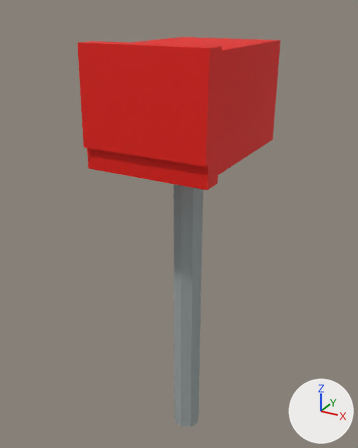
A saved change to the FBX model Assets/3DModels/Props/mailbox.fbx.
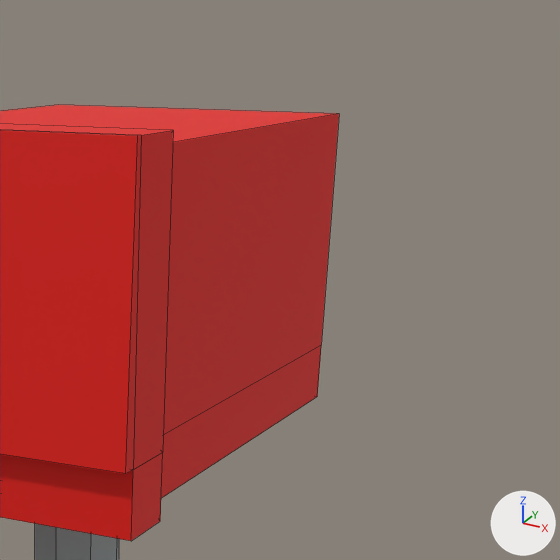
Each version appears first whole from a 50 mm camera at (0.509, -1.027, 1.462) aimed at (-0.214, 0.289, 0.805), and next in a close-up on the part from 45% to 100% of the width and 0% to 44% of the height. The axes (+X, +Y, +Z) are drawn at lower right. The lights are the same throughout. The close-ups show mesh edges as thin lines. Where no turn or scale is listed for an object, it has been applied to the vertices.
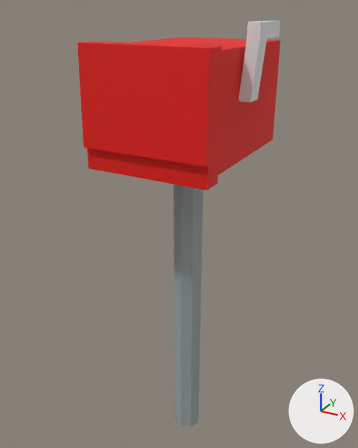
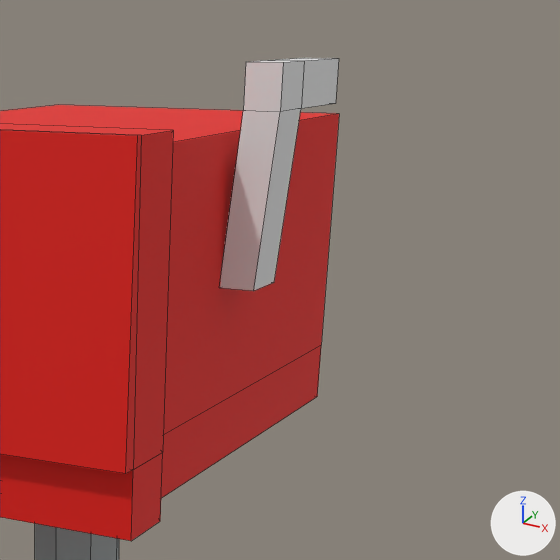
What differs and where, as boxes (x1, y1, x2, y2) in the close-ups (560 x 560 px):
'Cylinder', reshaped
    before: (0, 105, 339, 560)
    after: (0, 58, 339, 560)
part 1 of me_cylinder, added
    after: (220, 58, 339, 291)

The change in detail:
Material 'Material' (mat_material) is new.
Its base color is (0.8, 0.8, 0.8) (white #e7e7e7).
Its roughness is 0.69.
me_cylinder is used by ob_cylinder; location (0.0, 0.0, 0.05).
me_cylinder had 44 vertices, 36 faces and spanned x -0.356..0.013, y 0.008..0.545, z -0.049..1.329.
me_cylinder now has 60 vertices, 50 faces and spans x -0.356..0.049, y 0.008..0.545, z -0.049..1.377.
me_cylinder part 1: a new loose piece of 16 vertices spanning x -0.001..0.049, y 0.23..0.381, z 1.18..1.377, in mat_material (white #e7e7e7).
me_cylinder now uses material mat_material (white #e7e7e7).
